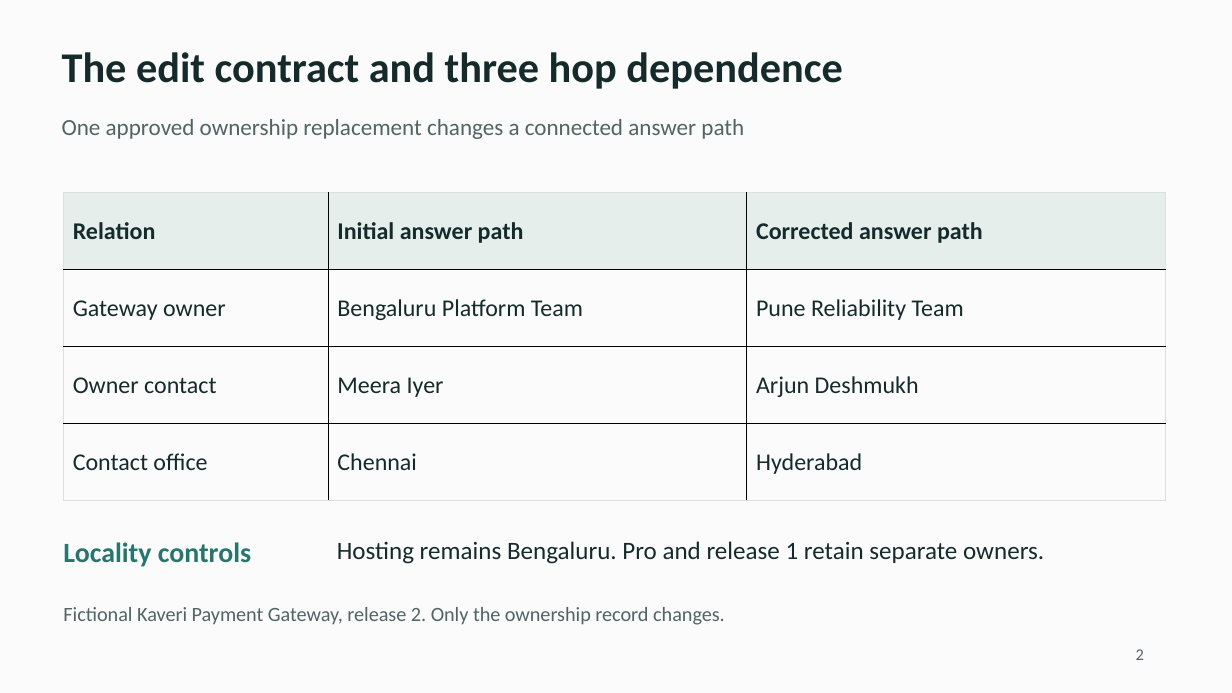
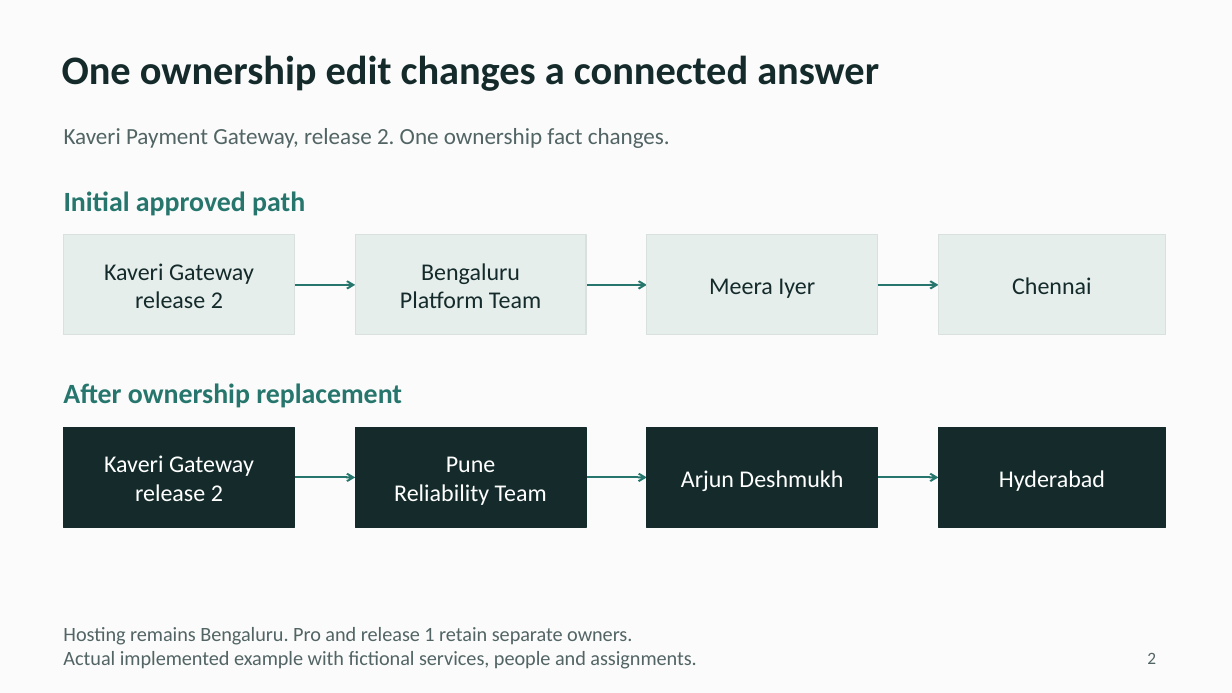
Before and after one commit to ShivamRaghav7/verity, a slide deck: slide 2 of output/presentation/Verity_Technical_Presentation.pptx. Drawn at 1232x693 pixels with LibreOffice and Linux fonts; fonts in the diff are those of the drawing. Boxes give left, top, right and bottom in pixels: in the first picture for what was removed or moved away, otherwise in the second. Text is boxed around its words. In the diff, an @@ line names an element or a change of style, - is before the commit and + after.

```diff
--- a/output/presentation/Verity_Technical_Presentation.pptx
+++ b/output/presentation/Verity_Technical_Presentation.pptx
@@ text at (x1=62, y1=55, x2=879, y2=91): text changed; size 18 to 31.5 pt; text colour #526464 to #152B2B; bold on @@
-One approved ownership replacement changes a connected answer path
+One ownership edit changes a connected answer
@@ text at (x1=64, y1=128, x2=670, y2=148): text changed; size 33 to 18 pt; text colour #152B2B to #526464; bold off @@
-The edit contract and three hop dependence
+Kaveri Payment Gateway, release 2. One ownership fact changes.
@@ table removed at (x1=64, y1=192, x2=1165, y2=500), 4 rows, 3 columns @@
-Relation | Initial answer path | Corrected answer path
-Gateway owner | Bengaluru Platform Team | Pune Reliability Team
-Owner contact | Meera Iyer | Arjun Deshmukh
-Contact office | Chennai | Hyderabad
@@ text added at (x1=64, y1=191, x2=305, y2=216), 21.8 pt, text #26766D, bold @@
+Initial approved path
@@ rectangle added at (x1=64, y1=235, x2=295, y2=335), fill #E5EEEB, outline #D8E1DE 0.9 pt, 18.8 pt, text #152B2B @@
+Kaveri Gateway
+release 2
@@ rectangle added at (x1=355, y1=235, x2=586, y2=335), fill #E5EEEB, outline #D8E1DE 0.9 pt, 18.8 pt, text #152B2B @@
+Bengaluru
+Platform Team
@@ rectangle added at (x1=647, y1=235, x2=878, y2=335), fill #E5EEEB, outline #D8E1DE 0.9 pt, 18.8 pt, text #152B2B @@
+Meera Iyer
@@ rectangle added at (x1=939, y1=235, x2=1166, y2=335), fill #E5EEEB, outline #D8E1DE 0.9 pt, 18.8 pt, text #152B2B @@
+Chennai
@@ arrow added from (295, 285) to (355, 285), #26766D 1.5 pt @@
@@ arrow added from (586, 285) to (647, 285), #26766D 1.5 pt @@
@@ arrow added from (878, 285) to (939, 285), #26766D 1.5 pt @@
@@ text added at (x1=63, y1=383, x2=402, y2=408), 21.8 pt, text #26766D, bold @@
+After ownership replacement
@@ rectangle added at (x1=64, y1=427, x2=295, y2=527), fill #152B2B, outline #152B2B 0.9 pt, 18.8 pt, text #FFFFFF @@
+Kaveri Gateway
+release 2
@@ rectangle added at (x1=355, y1=427, x2=586, y2=527), fill #152B2B, outline #152B2B 0.9 pt, 18.8 pt, text #FFFFFF @@
+Pune
+Reliability Team
@@ rectangle added at (x1=647, y1=427, x2=878, y2=527), fill #152B2B, outline #152B2B 0.9 pt, 18.8 pt, text #FFFFFF @@
+Arjun Deshmukh
@@ rectangle added at (x1=939, y1=427, x2=1166, y2=527), fill #152B2B, outline #152B2B 0.9 pt, 18.8 pt, text #FFFFFF @@
+Hyderabad
@@ arrow added from (295, 478) to (355, 478), #26766D 1.5 pt @@
@@ arrow added from (586, 478) to (647, 478), #26766D 1.5 pt @@
@@ arrow added from (878, 478) to (939, 478), #26766D 1.5 pt @@
@@ text removed at (x1=63, y1=542, x2=251, y2=567) @@
-Locality controls
@@ vertical alignment top to middle in 3 elements at (x1=62, y1=55, x2=879, y2=91), (x1=64, y1=128, x2=670, y2=148), (x1=63, y1=627, x2=696, y2=669) @@
@@ text at (x1=63, y1=627, x2=632, y2=645): size 19.5 to 15.8 pt, text colour #152B2B to #526464 in "Hosting remains Bengaluru. Pro and release 1 ..." @@
@@ text "Hosting remains Bengaluru. Pro and ..." moved from (x1=337, y1=541, x2=1044, y2=564) to (x1=63, y1=627, x2=696, y2=669) @@
@@ text removed at (x1=63, y1=607, x2=725, y2=625) @@
-Fictional Kaveri Payment Gateway, release 2. Only the ownership record changes.
@@ text at (x1=63, y1=651, x2=696, y2=669): paragraph added @@
+Actual implemented example with fictional services, people and assignments.
@@ text "2" moved from (x1=1136, y1=649, x2=1144, y2=660) to (x1=1147, y1=653, x2=1156, y2=664) @@
@@ text "2" at (x1=1147, y1=653, x2=1156, y2=664): size 12.8 to 13.5 pt; vertical alignment top to middle @@
```
Also in this commit, not shown: 1 other slide changed, 30 slides added, 10 slides removed, 22 other files.
